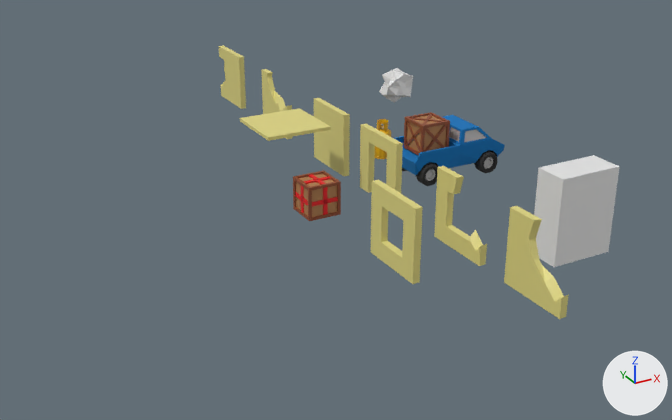
An edit to the Blender file Blender/BuildingParts.blend, drawn before and after from the same camera.
One viewpoint serves both versions: a 50 mm camera at (-13.29, -21.67, 10.75) aimed at (-0.95, 0.78, -0.47). The axes (+X, +Y, +Z) are drawn at lower right. The lights are the same throughout.

The first picture shows 'BrokenWall1', 'BrokenWall2', 'BrokenWall4', 'BrokenWindow1', 'CarPickUp', 'Ceiling', 'Crate', 'Door', 'PlusCrate', 'Wall', 'Window', '_Cube'.
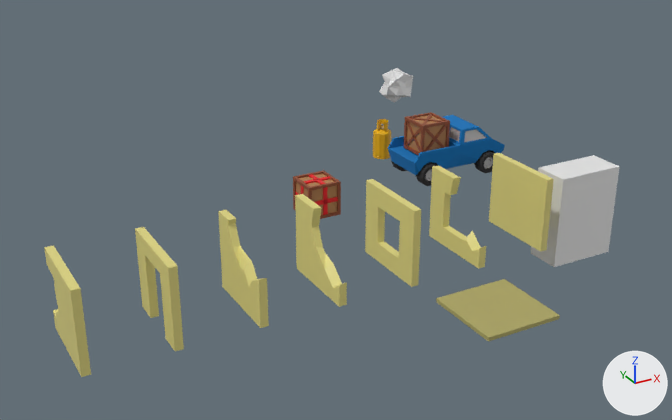
Changed parts and their boxes (x1, y1, x2, y2) in the pictures (672 x 420 px; the box of a moved part takes in the faces that stretch with it):
'BrokenWall4', reshaped, moved (20% narrower)
    before: (504, 206, 569, 319)
    after: (295, 194, 347, 307)
'Wall', mesh rescaled, moved (78% wider, 27% taller)
    before: (314, 98, 350, 176)
    after: (489, 153, 554, 252)
'Ceiling', recoloured, moved
    before: (240, 108, 331, 141)
    after: (436, 279, 560, 342)
'Door', reshaped, moved
    before: (360, 124, 403, 193)
    after: (135, 227, 184, 351)
'Window', reshaped (8% wider)
    before: (371, 179, 423, 284)
    after: (365, 179, 421, 287)
'BrokenWall2', moved
    before: (219, 46, 246, 109)
    after: (44, 245, 91, 377)
'BrokenWall1', reshaped, moved (62% wider, 68% taller)
    before: (262, 69, 293, 139)
    after: (218, 210, 269, 328)
'BrokenWindow1', reshaped (7% wider)
    before: (434, 166, 487, 266)
    after: (429, 165, 486, 269)
part 1 of me_cube_002_col, moved or reshaped
    before: (368, 143, 375, 193)
    after: (145, 256, 159, 318)
part 2 of me_cube_002_col, moved or reshaped
    before: (360, 124, 402, 192)
    after: (135, 227, 177, 351)
part 3 of me_cube_006_convcol, moved or reshaped
    before: (446, 177, 483, 251)
    after: (443, 178, 480, 252)
part 4 of me_cube_006_convcol, moved or reshaped
    before: (434, 166, 479, 266)
    after: (429, 165, 478, 268)
part 6 of me_cube_009_convcol, moved or reshaped
    before: (559, 294, 569, 319)
    after: (334, 282, 347, 307)
part 7 of me_cube_009_convcol, moved or reshaped
    before: (529, 220, 564, 302)
    after: (311, 208, 342, 288)
part 8 of me_cube_009_convcol, moved or reshaped
    before: (504, 206, 562, 319)
    after: (295, 194, 339, 306)
part 9 of me_cube_010_convcol, moved or reshaped
    before: (402, 207, 423, 284)
    after: (399, 210, 421, 287)
part 10 of me_cube_010_convcol, moved or reshaped
    before: (381, 207, 402, 257)
    after: (378, 207, 399, 258)
part 11 of me_cube_010_convcol, moved or reshaped
    before: (371, 179, 422, 283)
    after: (365, 179, 421, 286)
part 12 of me_cube_007_convcol_001, moved or reshaped
    before: (267, 72, 286, 111)
    after: (228, 219, 257, 287)
part 13 of me_cube_007_convcol_001, moved or reshaped
    before: (262, 69, 287, 139)
    after: (218, 210, 260, 327)

The change, as a list of edits to the scene's bpy script:
```text
Change me_cube_002_col:
    where me_cube_002_col.from_pydata(...)  # 16 vertices, 10 faces; spans x 0.0..0.2, y -1.0..1.0, z 0.0..2.0
    me_cube_002_col part 1: all 8 vertices in x 0.0..0.2, y -0.5..0.5, z 0.0..1.6 are moved by (-0.1, 0.0, 0.0)
    me_cube_002_col part 2: all 4 vertices in x 0.0..0.2, y 1.0, z 0.0..2.0 are moved by (-0.1, 0.1, 0.0)
Change me_cube_006_convcol:
    where me_cube_006_convcol.from_pydata(...)  # 30 vertices, 23 faces; spans x 0.0..0.2, y -1.0..1.0, z 0.0..2.0
    me_cube_006_convcol part 3: all 22 vertices in x 0.0..0.2, y -0.88..0.5, z 0.34..2.0 are moved by (-0.1, 0.0, 0.0)
    me_cube_006_convcol part 4: all 4 vertices in x 0.0..0.2, y 1.0, z 0.0..2.0 are moved by (-0.1, 0.1, 0.0)
Change me_cube_007_convcol:
    where me_cube_007_convcol.from_pydata(...)  # 8 vertices, 6 faces; spans x 0.0..0.2, y -1.0..1.0, z 0.0..2.0
    me_cube_007_convcol part 5: the whole mesh is scaled about its middle by (1, 1.1, 1), then moved by (-0.1, 0.0, 0.0)
Change me_cube_009_convcol:
    where me_cube_009_convcol.from_pydata(...)  # 32 vertices, 21 faces; spans x 0.0..0.2, y -1.0..1.0, z 0.0..2.0
    me_cube_009_convcol part 6: all 4 vertices in x 0.0..0.2, y -1.0, z 0.0..0.59 are moved by (-0.1, -0.1, 0.0)
    me_cube_009_convcol part 7: all 24 vertices in x 0.0..0.2, y -0.88..0.27, z 0.34..2.0 are moved by (-0.1, 0.0, 0.0)
    me_cube_009_convcol part 8: all 4 vertices in x 0.0..0.2, y 1.0, z 0.0..2.0 are moved by (-0.1, 0.1, 0.0)
Change me_cube_010_convcol:
    where me_cube_010_convcol.from_pydata(...)  # 16 vertices, 16 faces; spans x 0.0..0.2, y -1.0..1.0, z 0.0..2.0
    me_cube_010_convcol part 9: all 4 vertices in x 0.0..0.2, y -1.0, z 0.0..2.0 are moved by (-0.1, -0.1, 0.0)
    me_cube_010_convcol part 10: all 8 vertices in x 0.0..0.2, y -0.5..0.5, z 0.5..1.5 are moved by (-0.1, 0.0, 0.0)
    me_cube_010_convcol part 11: all 4 vertices in x 0.0..0.2, y 1.0, z 0.0..2.0 are moved by (-0.1, 0.1, 0.0)
Change me_cube_007_convcol_001:
    where me_cube_007_convcol_001.from_pydata(...)  # 32 vertices, 21 faces; spans x 0.0..0.2, y -1.0..1.0, z 0.0..2.0
    me_cube_007_convcol_001 part 12: all 22 vertices in x 0.0..0.2, y -0.74..0.55, z 0.76..2.0 are moved by (-0.1, 0.0, 0.0)
    me_cube_007_convcol_001 part 13: all 4 vertices in x 0.0..0.2, y 1.0, z 0.0..2.0 are moved by (-0.1, 0.1, 0.0)
Change me_cube_007_convcol_003:
    where me_cube_007_convcol_003.from_pydata(...)  # 8 vertices, 6 faces; spans x -1.0..1.0, y -1.0..1.0, z 2.0..2.1
    remove me_cube_007_convcol_003.materials.append(mat_material)  # yellow #e1d782
    me_cube_007_convcol_003 part 14: the whole mesh is moved by (0.0, 0.0, -2.0)
    add me_cube_007_convcol_003.materials.append(mat_ceilings)  # yellow #ada564
Change ob_door:
    ob_door.location: (0.0, 0.0, 0.0) -> (-8.0, -4.0, 0.0)
Change ob_wall:
    ob_wall.location: (0.0, 3.0, 0.0) -> (2.0, -4.0, 0.0)
Change ob_brokenwall4:
    ob_brokenwall4.location: (0.0, -7.0, 0.0) -> (-4.0, -4.0, 0.0)
Change ob_brokenwall1:
    ob_brokenwall1.location: (0.0, 7.0, 0.0) -> (-6.0, -4.0, 0.0)
Change ob_brokenwall2:
    ob_brokenwall2.location: (0.0, 11.0, 0.0) -> (-10.0, -4.0, 0.0)
Change ob_ceiling:
    ob_ceiling.location: (-2.0, 2.0, 0.0) -> (-1.0, -7.0, 0.0)
```
